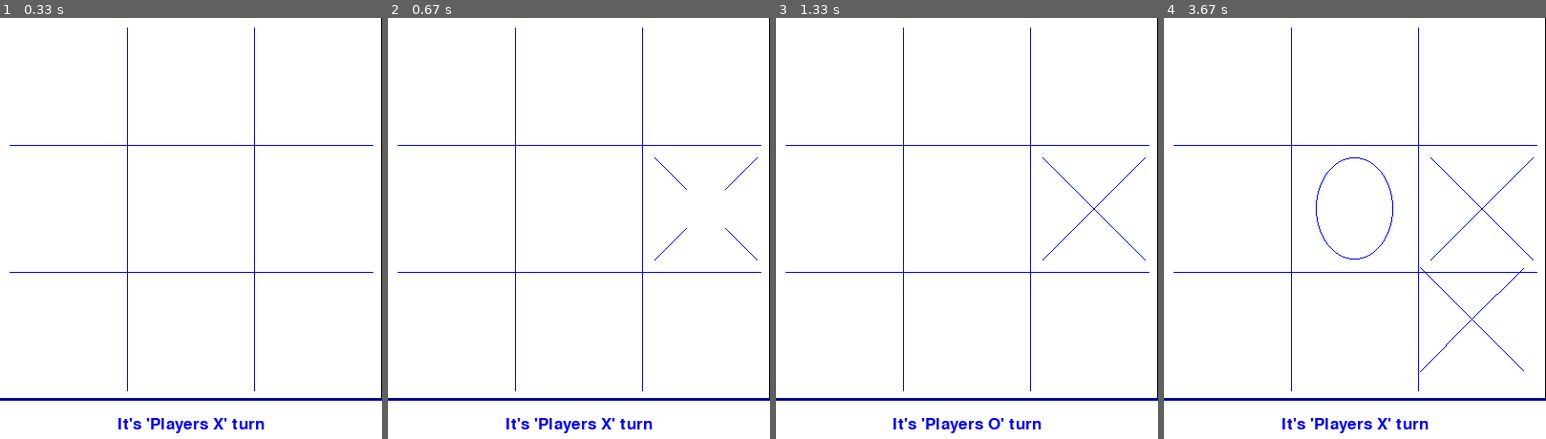
Above: before the commit, frames 1-4 (left to right).
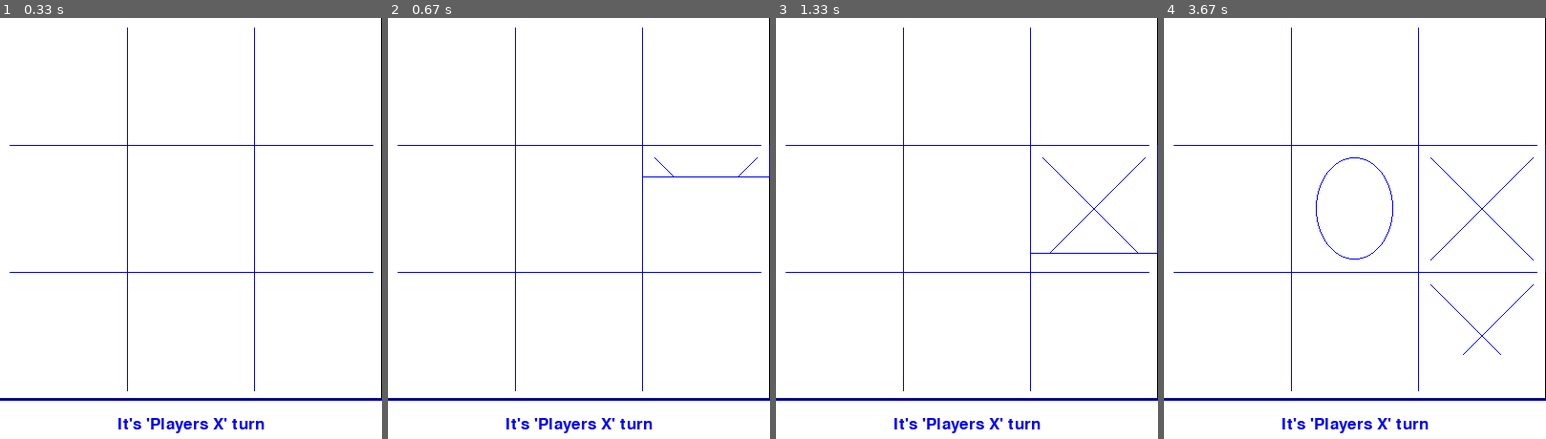
Above: after the commit, the same moments.

Repository: RomanRetsen/Animated-Tic-Tac-Toe-in-Pygame
Game: pygame game, started from my_game.py
Two runs of this game, one before a commit and one after it. Both use one fixed random seed, a clock stepped at 60 frames per second and the inputs below.
Inputs (mouse positions are in pixels of both pictures, inside the frame that each line leads up to):
- Up to frame 1 (0.33 s): no input
- Up to frame 2 (0.67 s): click (701, 220) at 0.38 s
- Up to frame 3 (1.33 s): no input
- Up to frame 4 (3.67 s): click (1400, 270) at 1.72 s; click (1454, 300) at 3.05 s

Frame 1 is identical in both runs. In frame 2, 0.1% of the frame differs, in the area x 66-100%, y 30-58%; in frame 3, 0.6%, in the area x 30-100%, y 30-99%; in frame 4, 0.3%.

Commit message:
Added 7th function for drawing 'X'. Need some improvement. Not quite smooth.

Diff:
--- a/ClickArea.py
+++ b/ClickArea.py
@@ -9,6 +9,7 @@
         self.x, self.y = position
         self.screen = screen
         self.g_stats = g_stats
+        self.g_set = g_set
         self.screen_rect = screen.get_rect()
         self.width = g_set.click_area_width
         self.height = g_set.click_area_height
@@ -30,7 +31,8 @@
 
         #list of functions of drawing sign "X"  to random pick from.
         self.xFunc = [self.drawing_click_area_x, self.drawing_click_area_x2, self.drawing_click_area_x3,
-                      self.drawing_click_area_x4, self.drawing_click_area_x5, self.drawing_click_area_x6]
+                      self.drawing_click_area_x4, self.drawing_click_area_x5, self.drawing_click_area_x6,
+                      self.drawing_click_area_x7]
 
         self.clickAreaReset()
 
@@ -43,19 +45,20 @@
 
     def calculateCrossCoord(self):
         #line 1 . It's 2 points - top left and bottom right
-        self.currentx1 = self.x1_1 = self.x + self.signOffSetx
+        self.x1_1 = self.x + self.signOffSetx
         self.y1_1 = self.y + self.signOffSety
         self.x1_2 = self.x + self.width - self.signOffSetx
         self.y1_2 = self.y + self.height - self.signOffSety
-        length_of_line = int(math.sqrt((self.x1_1 - self.x1_2)**2 + (self.y1_1 - self.y1_2)**2))
+        self.length_of_line = int(math.sqrt((self.x1_1 - self.x1_2)**2 + (self.y1_1 - self.y1_2)**2))
+        self.half_length_line = int(self.length_of_line / 2)
         # line 2. 2 points - top right and bottom left
-        self.currentx2 = self.x2_1 = self.x + self.width - self.signOffSetx
+        self.x2_1 = self.x + self.width - self.signOffSetx
         self.y2_1 = self.y + self.signOffSety
         self.x2_2 = self.x + self.signOffSetx
         self.y2_2 = self.y + self.height - self.signOffSety
         # cross point
-        self.x_half = self.mouseClickLocationx = self.x + int(self.width /2 )
-        self.y_half = self.mouseClickLocationy = self.y + int(self.height /2 )
+        self.x_half = self.mouseClickLocationx = self.x + int(self.width / 2 )
+        self.y_half = self.mouseClickLocationy = self.y + int(self.height / 2 )
         self.growingx = 0
         self.growingy = 0
         # slope and b info needed for line formula
@@ -67,7 +70,7 @@
         self.stage1_x_done = False
         self.stage2_x_done = False
 
-    #For drawing "O" different approach was chosen. All coord. of ellipse put in list
+    #For drawing "O" different approach was chosen. All coord. of dots of the ellipse put in list
     def calculateEllipseCoord(self):
         self.ellipseAnimationSlice = 0
         self.t = 0.1
@@ -92,6 +95,7 @@
             self.t += 0.05
             index += 1
 
+    #generating scattered dots in either of 4 areas depending on final location of dot in the circle
     def generatedEllipseDotsSQ(self, index, destinationx, destinationy):
         if destinationx <= self.centerx and destinationy <= self.centery:
             self.ellipseDotsScatteredQuadrated.append([index, list([destinationx, destinationy]),
@@ -113,8 +117,7 @@
     ################################################################
     #states b-blank; d-drawing animation; x - it's X; o - it's O
     def draw_click_area(self):
-        if (self.state == 'b' and not self.g_stats.drawing_click_area) \
-                or ( self.state == 'b' and self.g_stats.drawing_stage2_x):
+        if (self.state == 'b'):
             self.draw_click_area_blank()
         elif self.state == 'd':
             if self.g_stats.gamer_turn == 'x':
@@ -143,40 +146,25 @@
                             (self.x + (self.signOffSetx * 2), self.y + self.signOffSety,
                              self.width - (self.signOffSetx * 4), self.height - (self.signOffSety * 2)), 1)
 
-    def calculatey(self, x, slope, b):
-        return int((x * slope) + b)
-
-    def calculatex(self, y, slope, b):
-        return int((y - b) / slope)
-
     def randomChooseOFunc(self):
         self.chosenOFunc = self.oFunc[random.randint(0, len(self.oFunc) - 1)]
         # self.chosenOFunc = self.oFunc[5]
-        if self.chosenOFunc.__name__ == 'drawing_click_area_o':
-            pass
-        elif self.chosenOFunc.__name__ == 'drawing_click_area_o2':
-            pass
-        elif self.chosenOFunc.__name__ == 'drawing_click_area_o3':
+        if self.chosenOFunc.__name__ == 'drawing_click_area_o3':
             random.shuffle(self.ellipseDots)
 
     def randomChooseXFunc(self):
         self.chosenXFunc = self.xFunc[random.randint(0, len(self.xFunc) - 1)]
-        # self.chosenXFunc = self.xFunc[5]
-
-    def generateAdjustedXCoor(self):
-        self.correctionx = self.mouseClickLocationx - self.centerx
-        self.correctiony = self.mouseClickLocationy - self.centery
-        self.x1_1_adj = self.x1_1 + self.correctionx
-        self.x1_2_adj = self.x1_2 + self.correctionx
-        self.y1_2_adj = self.y1_2 + self.correctiony
-        self.x2_1_adj = self.x2_1 + self.correctionx
-        self.x2_2_adj = self.x2_2 + self.correctionx
-        self.y2_2_adj = self.y2_2 + self.correctiony
-
-        self.b1_adj = self.y1_2_adj - self.slope1 * self.x1_2_adj
-        self.b2_adj = self.y2_2_adj - self.slope2 * self.x2_2_adj
+        # self.chosenXFunc = self.xFunc[6]
+        if self.chosenXFunc.__name__ == 'drawing_click_area_x7':
+            self.generateInitialXCoor_x7()
 
     #Function for drawing X
+    def calculatey(self, x, slope, b):
+        return int((x * slope) + b)
+
+    def calculatex(self, y, slope, b):
+        return int((y - b) / slope)
+
     def drawing_click_area_x(self):
         if self.x1_1 + self.growingx <= self.x1_2:
             pygame.draw.line(self.screen, self.linecolor, (self.x1_1, self.y1_1),
@@ -284,12 +272,13 @@
 
     def drawing_click_area_x6(self):
         if not self.stage1_x_done:
+            #initial generateAdjustedXCoor call happens in ckeckClickedArea in my_game.py
+            #It's done there to adjust properly based on mouse clicked coordinates
             if self.x1_1_adj <= self.mouseClickLocationx - self.growingx:
                 self.drawing_adjusted_x()
                 self.growingx += 1
             else:
                 self.stage1_x_done = True
-                self.g_stats.drawing_stage2_x = True
         elif self.stage1_x_done and not self.stage2_x_done:
             if self.mouseClickLocationx != self.centerx or self.mouseClickLocationy != self.centery:
                 self.draw_click_area_blank()
@@ -298,7 +287,6 @@
                 self.drawing_adjusted_x()
             else:
                 self.stage2_x_done = True
-                self.g_stats.drawing_stage2_x = False
         elif self.stage1_x_done and self.stage2_x_done:
             self.state = 'x'
             self.g_stats.drawing_click_area = False
@@ -317,6 +305,19 @@
                          (self.mouseClickLocationx + self.growingx,
                           self.calculatey(self.mouseClickLocationx + self.growingx, self.slope2, self.b2_adj)))
 
+    def generateAdjustedXCoor(self):
+        self.correctionx = self.mouseClickLocationx - self.centerx
+        self.correctiony = self.mouseClickLocationy - self.centery
+        self.x1_1_adj = self.x1_1 + self.correctionx
+        self.x1_2_adj = self.x1_2 + self.correctionx
+        self.y1_2_adj = self.y1_2 + self.correctiony
+        self.x2_1_adj = self.x2_1 + self.correctionx
+        self.x2_2_adj = self.x2_2 + self.correctionx
+        self.y2_2_adj = self.y2_2 + self.correctiony
+
+        self.b1_adj = self.y1_2_adj - self.slope1 * self.x1_2_adj
+        self.b2_adj = self.y2_2_adj - self.slope2 * self.x2_2_adj
+
     def approachXToCenter(self):
         #increment x param if needed
         if self.mouseClickLocationx > self.centerx:
@@ -332,6 +333,207 @@
             self.mouseClickLocationy += 1
         else:
             pass
+
+
+    def drawing_click_area_x7(self):
+        if not self.stage1_x_done:
+            if abs(self.centerx1_adj - self.centerx) > (self.slope1CorrectionParam * 100) \
+                    or abs(self.centery1_adj - self.centery) > (self.slope1CorrectionParam * 100) \
+                    or abs(self.centerx2_adj - self.centerx) > (self.slope2CorrectionParam * 100) \
+                    or abs(self.centery2_adj - self.centery) > (self.slope2CorrectionParam * 100):
+                self.draw_click_area_blank()
+                self.approachX1ToCenter_x7()
+                self.approachX2ToCenter_x7()
+                self.generateAdjustedXCoor_x7()
+                self.drawing_adjusted_x7()
+            else:
+                self.centerx1_adj = self.centerx2_adj = self.centerx
+                self.centery1_adj = self.centery2_adj = self.centery
+                self.stage1_x_done = True
+
+        elif self.stage1_x_done and not self.stage2_x_done:
+            if round(self.slope1_adj, 1) != round(self.slope1, 1) or round(self.slope2_adj, 1) != round(self.slope2, 1):
+                self.draw_click_area_blank()
+                self.generateAdjustedXCoor_x7()
+                self.drawing_adjusted_x7()
+                pass
+            else:
+                self.stage2_x_done = True
+        elif self.stage1_x_done and self.stage2_x_done:
+            self.state = 'x'
+            self.g_stats.drawing_click_area = False
+
+    def approachX1ToCenter_x7(self):
+        #increment x param if needed
+        if self.centerx1_adj > self.centerx \
+                and abs(self.centerx1_adj - self.centerx) > int(self.slope1CorrectionParam * 100):
+            self.centerx1_adj -= int(self.slope1CorrectionParam * 100)
+        elif self.centerx1_adj < self.centerx \
+                and abs(self.centerx1_adj - self.centerx) > int(self.slope1CorrectionParam * 100):
+            self.centerx1_adj += int(self.slope1CorrectionParam * 100)
+        else:
+            pass
+        #increment y param if needed
+        if self.centery1_adj > self.centery \
+                and abs(self.centery1_adj - self.centery) > int(self.slope1CorrectionParam * 100):
+            self.centery1_adj -= int(self.slope1CorrectionParam * 100)
+        elif self.centery1_adj < self.centery \
+                and abs(self.centery1_adj - self.centery) > int(self.slope1CorrectionParam * 100):
+            self.centery1_adj += int(self.slope1CorrectionParam * 100)
+        else:
+            pass
+
+    def approachX2ToCenter_x7(self):
+        #increment x param if needed
+        if self.centerx2_adj > self.centerx \
+                and abs(self.centerx2_adj - self.centerx) > int(self.slope2CorrectionParam * 100):
+            self.centerx2_adj -= int(self.slope2CorrectionParam * 100)
+        elif self.centerx2_adj < self.centerx \
+                and abs(self.centerx2_adj - self.centerx) > int(self.slope2CorrectionParam * 100):
+            self.centerx2_adj += int(self.slope2CorrectionParam * 100)
+        else:
+            pass
+        #increment y param if needed
+        if self.centery2_adj > self.centery \
+                and abs(self.centery2_adj - self.centery) > int(self.slope2CorrectionParam):
+            self.centery2_adj -= int(self.slope2CorrectionParam * 100)
+        elif self.centery2_adj < self.centery \
+                and abs(self.centery2_adj - self.centery)  > int(self.slope2CorrectionParam):
+            self.centery2_adj += int(self.slope2CorrectionParam * 100)
+        else:
+            pass
+
+    def generateAdjustedXCoor_x7(self):
+        self.pivotX1_x7()
+        self.pivotX2_x7()
+        self.x1_1_adj = self.centerx1_adj + self.half_length_line * math.sqrt(1 / (1 + self.slope1_adj ** 2))
+        self.x1_2_adj = self.centerx1_adj - self.half_length_line * math.sqrt(1 / (1 + self.slope1_adj ** 2))
+        self.y1_1_adj = self.centery1_adj + self.slope1_adj * self.half_length_line * math.sqrt(1 / (1 + self.slope1_adj ** 2))
+        self.y1_2_adj = self.centery1_adj - self.slope1_adj * self.half_length_line * math.sqrt(1 / (1 + self.slope1_adj ** 2))
+
+        self.x2_1_adj = self.centerx2_adj + self.half_length_line * math.sqrt(1 / (1 + self.slope2_adj ** 2))
+        self.x2_2_adj = self.centerx2_adj - self.half_length_line * math.sqrt(1 / (1 + self.slope2_adj ** 2))
+        self.y2_1_adj = self.centery2_adj + self.slope2_adj * self.half_length_line * math.sqrt(1 / (1 + self.slope2_adj ** 2))
+        self.y2_2_adj = self.centery2_adj - self.slope2_adj * self.half_length_line * math.sqrt(1 / (1 + self.slope2_adj ** 2))
+
+    def pivotX1_x7(self):
+        #stage 1 (approaching to center of cell) - constant pivoting
+        #once stage 1 is done, stop pivoting at proper line slope
+        if self.stage1_x_done:
+            if abs(round(self.slope1_adj, 1))  < 2:
+                omega = self.slope1CorrectionParam
+            elif abs(round(self.slope1_adj, 1)) >=2 \
+                and abs(round(self.slope1_adj, 1)) < 10:
+                omega = self.slope1CorrectionParam * 10
+            elif abs(round(self.slope1_adj, 1)) >= 10 \
+                and abs(round(self.slope1_adj, 1)) < 50:
+                omega = self.slope1CorrectionParam * 50
+            elif abs(round(self.slope1_adj, 1)) >= 50 \
+                    and abs(round(self.slope1_adj, 1)) < 150:
+                omega = self.slope1CorrectionParam * 150
+            elif abs(round(self.slope1_adj, 1)) >= 150:
+                omega = self.slope1CorrectionParam * 1000
+
+            if abs(round(self.slope1_adj, 1) - round(self.slope1, 1)) <= abs(omega):
+                self.slope1_adj = self.slope1
+            else:
+                self.pivotnocheckX1_x7()
+        else:
+            self.pivotnocheckX1_x7()
+
+    def pivotnocheckX1_x7(self):
+        # print(f'slop1_adj  {self.slope1_adj}')
+        if round(self.slope1_adj) >= self.length_of_line - 2.5:
+            self.slope1_adj = (self.slope1_adj - 1) * (-1)
+        elif round(self.slope1_adj) >= 0 and round(self.slope1_adj) < 2:
+            self.slope1_adj += self.slope1CorrectionParam
+        elif round(self.slope1_adj) >= 2 and round(self.slope1_adj) < 10:
+            self.slope1_adj += self.slope1CorrectionParam * 10
+        elif round(self.slope1_adj) >= 10 and round(self.slope1_adj) < 50:
+            self.slope1_adj += self.slope1CorrectionParam * 50
+        elif round(self.slope1_adj) >= 50 and round(self.slope1_adj) < 150:
+            self.slope1_adj += self.slope1CorrectionParam * 150
+        elif round(self.slope1_adj) >= 150:
+            self.slope1_adj += self.slope1CorrectionParam * 1000
+
+        elif round(self.slope1_adj) < 0 and round(self.slope1_adj) > -2:
+            self.slope1_adj += self.slope1CorrectionParam
+        elif round(self.slope1_adj) <= -2 and round(self.slope1_adj) > -10:
+            self.slope1_adj += self.slope1CorrectionParam * 10
+        elif round(self.slope1_adj) <= -10 and round(self.slope1_adj) > -50:
+            self.slope1_adj += self.slope1CorrectionParam * 50
+        elif round(self.slope1_adj) <= -50 and round(self.slope1_adj) > -150:
+            self.slope1_adj += self.slope1CorrectionParam * 150
+        elif round(self.slope1_adj) <= -150:
+            self.slope1_adj += self.slope1CorrectionParam * 1000
+
+
+    def pivotX2_x7(self):
+        if self.stage1_x_done:
+            if abs(round(self.slope2_adj, 1))  < 2:
+                omega = self.slope2CorrectionParam
+            elif abs(round(self.slope2_adj, 1)) >=2 \
+                    and abs(round(self.slope2_adj, 1)) < 10:
+                omega = self.slope2CorrectionParam * 10
+            elif abs(round(self.slope2_adj, 1)) >= 10 \
+                    and abs(round(self.slope2_adj, 1)) < 50:
+                omega = self.slope2CorrectionParam * 50
+            elif abs(round(self.slope2_adj, 1)) >= 50 \
+                    and abs(round(self.slope2_adj, 1)) < 150:
+                omega = self.slope2CorrectionParam * 150
+            elif abs(round(self.slope2_adj, 1)) >= 150:
+                omega = self.slope2CorrectionParam * 1000
+
+            if abs(round(self.slope2_adj, 1) - round(self.slope2, 1)) <= abs(omega):
+                self.slope2_adj = self.slope2
+            else:
+                self.pivotnocheckX2_x7()
+        else:
+            self.pivotnocheckX2_x7()
+
+    def pivotnocheckX2_x7(self):
+
+        if round(self.slope2_adj) <= -(self.length_of_line - 2.5):
+            self.slope2_adj = (self.slope2_adj) * (-1)
+        elif round(self.slope2_adj) >= 0 and round(self.slope2_adj) < 2:
+            self.slope2_adj -= self.slope2CorrectionParam
+        elif round(self.slope2_adj) >= 2 and round(self.slope2_adj) < 10:
+            self.slope2_adj -= self.slope2CorrectionParam * 10
+        elif round(self.slope2_adj) >= 10 and round(self.slope2_adj) < 50:
+            self.slope2_adj -= self.slope2CorrectionParam * 50
+        elif round(self.slope2_adj) >= 50 and round(self.slope2_adj) < 150:
+            self.slope2_adj -= self.slope2CorrectionParam * 150
+        elif round(self.slope2_adj) >= 150:
+            self.slope2_adj -= self.slope2CorrectionParam * 1000
+
+        elif round(self.slope2_adj) < 0 and round(self.slope2_adj) > -2:
+            self.slope2_adj -= self.slope2CorrectionParam
+        elif round(self.slope2_adj) <= -2 and round(self.slope2_adj) > -10:
+            self.slope2_adj -= self.slope2CorrectionParam * 10
+        elif round(self.slope2_adj) <= -10 and round(self.slope2_adj) > -50:
+            self.slope2_adj -= self.slope2CorrectionParam * 50
+        elif round(self.slope2_adj) <= -50 and round(self.slope2_adj) > -150:
+            self.slope2_adj -= self.slope2CorrectionParam * 150
+        elif round(self.slope2_adj) <= -150:
+            self.slope2_adj -= self.slope2CorrectionParam * 1000
+
+    def drawing_adjusted_x7(self):
+        pygame.draw.line(self.screen, self.linecolor, (self.x1_1_adj, self.y1_1_adj), (self.x1_2_adj, self.y1_2_adj))
+        pygame.draw.line(self.screen, self.linecolor, (self.x2_1_adj, self.y2_1_adj), (self.x2_2_adj, self.y2_2_adj))
+
+    def generateInitialXCoor_x7(self):
+        self.centerx1_adj = self.half_length_line
+        self.centery1_adj = self.centery2_adj = self.g_set.game_screen_height
+        self.centerx2_adj = self.g_set.game_screen_width - self.half_length_line
+        self.slope1_adj = 0
+        self.slope2_adj = 0
+        slopeCorrectionParamOption = [0.01, 0.02, 0.03]
+        self.slope1CorrectionParam = random.choice(slopeCorrectionParamOption)
+        slopeCorrectionParamOption.remove(self.slope1CorrectionParam)
+        self.slope2CorrectionParam = random.choice(slopeCorrectionParamOption)
+        # self.slope1CorrectionParam = 0.01
+        # self.slope2CorrectionParam = 0.01
+        self.g_stats.drawing_stage1_x = True
 
     # Function for drawing O
     def drawing_click_area_o(self):
--- a/my_game.py
+++ b/my_game.py
@@ -120,7 +120,12 @@
     return areasList
 
 def drawClickAreas(screen, g_set, g_stats, areasList):
-    for area in areasList:
+    for area in [al_blank for al_blank in areasList if al_blank.state == 'b']:
+        area.draw_click_area()
+    for area in [al_blank for al_blank in areasList if al_blank.state == 'x'
+                                                       or al_blank.state == 'o']:
+        area.draw_click_area()
+    for area in [al for al in areasList if al.state == 'd']:
         area.draw_click_area()
 
 def drawWinningLine(game_screen, g_set, g_stats, mBoard):
